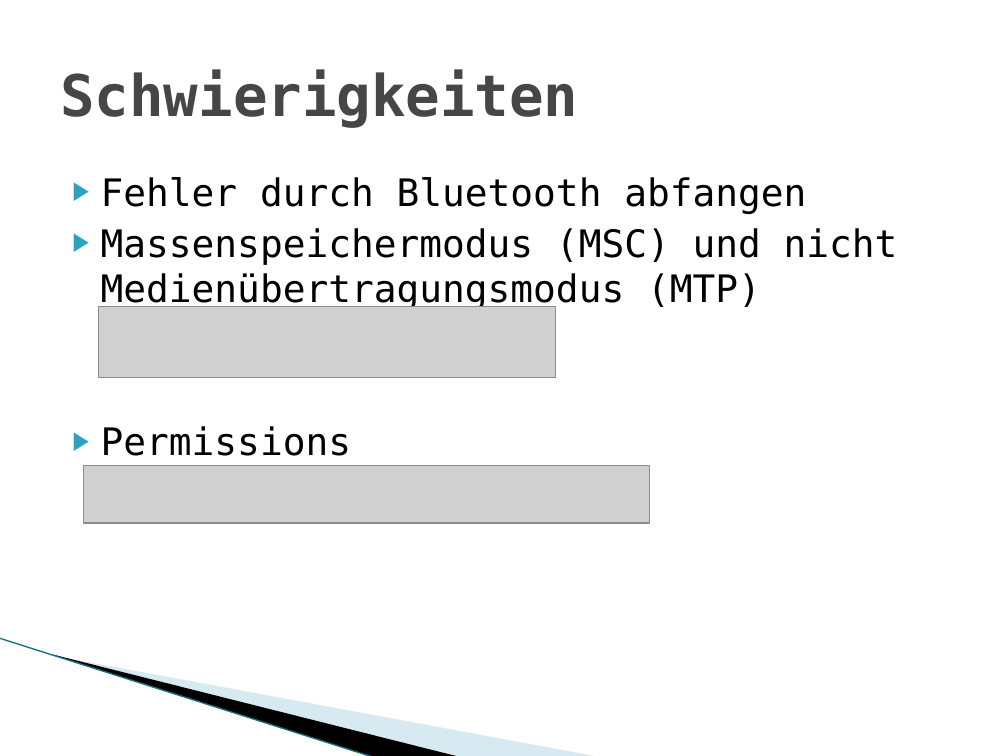
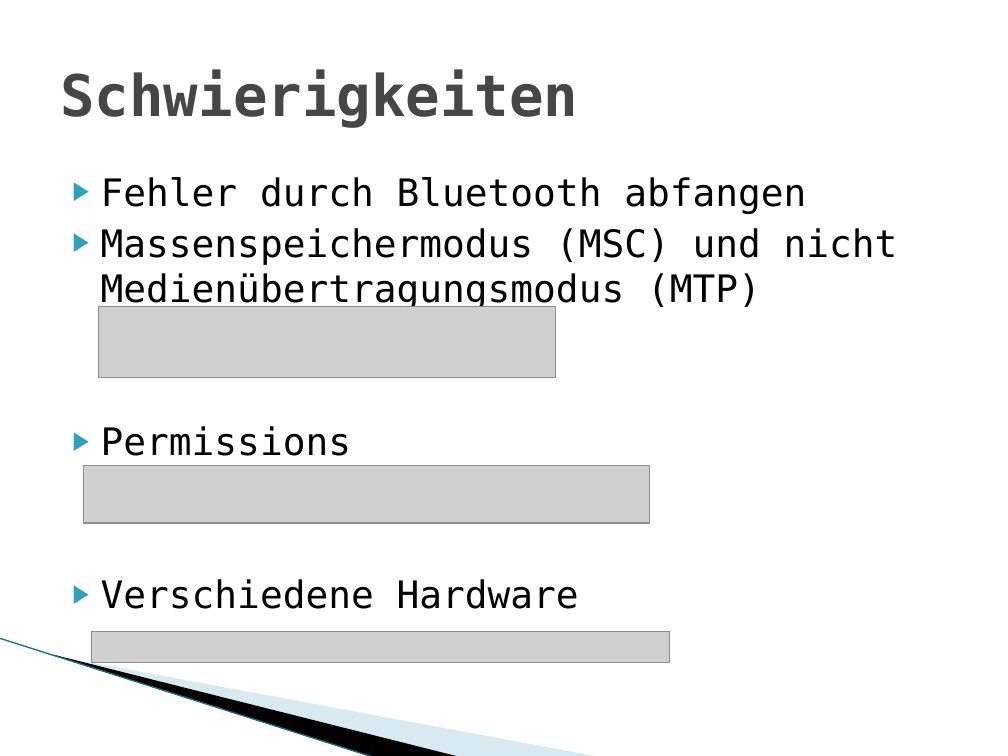
Before and after one commit to AlexFireBirds/SumoRemoteControl, a slide deck: slide 5 of Praesentation.pptx. Drawn at 1008x756 pixels with LibreOffice and Linux fonts; fonts in the diff are those of the drawing; grey boxes stand for pictures; background and template pictures are left out. Boxes give left, top, right and bottom in pixels: in the first picture for what was removed or moved away, otherwise in the second. Text is boxed around its words. In the diff, an @@ line names an element or a change of style, - is before the commit and + after.

```diff
--- a/Praesentation.pptx
+++ b/Praesentation.pptx
@@ text at bbox=[101, 579, 579, 609]: paragraph added @@
+▶ Verschiedene Hardware
@@ picture added at bbox=[92, 632, 670, 663] @@
```
Also in this commit, not shown: 1 other slide changed, 1 slide added, 7 other files.
